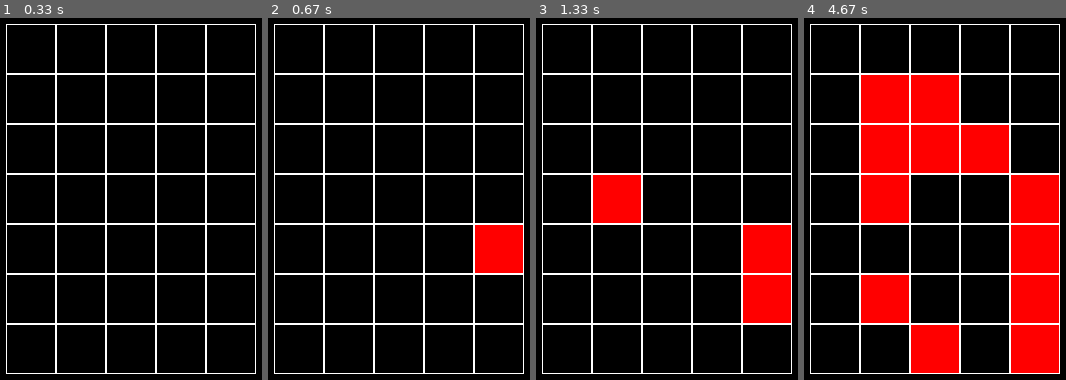
Above: before the commit, frames 1-4 (left to right).
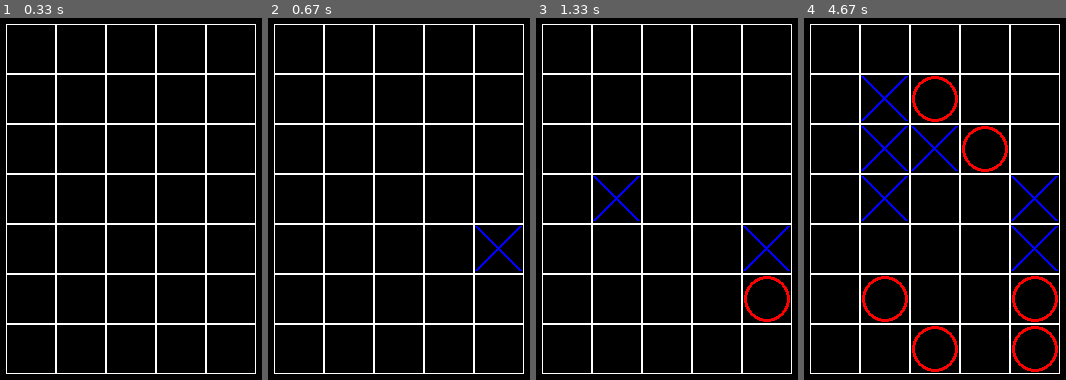
Above: after the commit, the same moments.

Repository: lemtok/tasks
Game: pygame game, started from main1.py
The game is run twice, just before and just after one commit, with the same random seed, the same clock (stepped at 60 frames per second) and the same inputs.
Inputs (mouse positions are in pixels of both pictures, inside the frame that each line leads up to):
- Up to frame 1 (0.33 s): no input
- Up to frame 2 (0.67 s): click (514, 264) at 0.38 s
- Up to frame 3 (1.33 s): click (784, 296) at 0.72 s; click (627, 188) at 1.05 s
- Up to frame 4 (4.67 s): click (919, 79) at 1.38 s; click (932, 166) at 1.72 s; click (1050, 325) at 2.05 s; click (1031, 177) at 2.38 s; click (979, 162) at 2.72 s; click (859, 151) at 3.05 s; click (887, 311) at 3.38 s; click (898, 97) at 4.22 s; click (932, 351) at 4.55 s

Frame 1 is identical in both runs. In frame 2, 2.4% of the frame differs, in the area x 79-98%, y 57-71%; in frame 3, 6.9%; in frame 4, 27%, in the area x 21-98%, y 15-99%.

Commit message:
PG3, task 5

Diff:
--- a/main1.py
+++ b/main1.py
@@ -14,6 +14,7 @@
         self.top = 10
         self.cell_size = 50
         self.colours = {0: pygame.Color('white'), 1: pygame.Color('red'), 2: pygame.Color('blue')}
+        self.step = 1
 
     def set_view(self, left, top, cell_size):
         self.left = left
@@ -26,17 +27,22 @@
         for h in self.board:
             for i in range(len(h)):
                 pygame.draw.rect(screen, pygame.Color('white'), (left, top, self.cell_size, self.cell_size), 1)
-                if h[i]:
-                    pygame.draw.rect(screen, self.colours[h[i]], (left + 1, top + 1, self.cell_size - 2, self.cell_size - 2))
+                if h[i] == 1:
+                    pygame.draw.line(screen, pygame.Color('blue'), (left + 2, top + 2), (left - 2 + self.cell_size - 2, top - 2 + self.cell_size - 2), 3)
+                    pygame.draw.line(screen, pygame.Color('blue'), (left - 2 + self.cell_size - 2, top + 2), (left + 2, top - 2 + self.cell_size - 2), 3)
+                elif h[i] == 2:
+                    pygame.draw.circle(screen, pygame.Color('red'), (left + self.cell_size // 2, top + self.cell_size // 2), self.cell_size // 2 - 2, 3)
                 left += self.cell_size
             top += self.cell_size
             left = self.left
 
     def change(self, x_pos, y_pos):
-        if self.board[y_pos][x_pos] < 2:
-            self.board[y_pos][x_pos] += 1
-        else:
-            self.board[y_pos][x_pos] = 0
+        if not self.board[y_pos][x_pos]:
+            if self.step % 2 != 0:
+                self.board[y_pos][x_pos] = 1
+            else:
+                self.board[y_pos][x_pos] = 2
+            self.step += 1
 
 
 if __name__ == '__main__':
